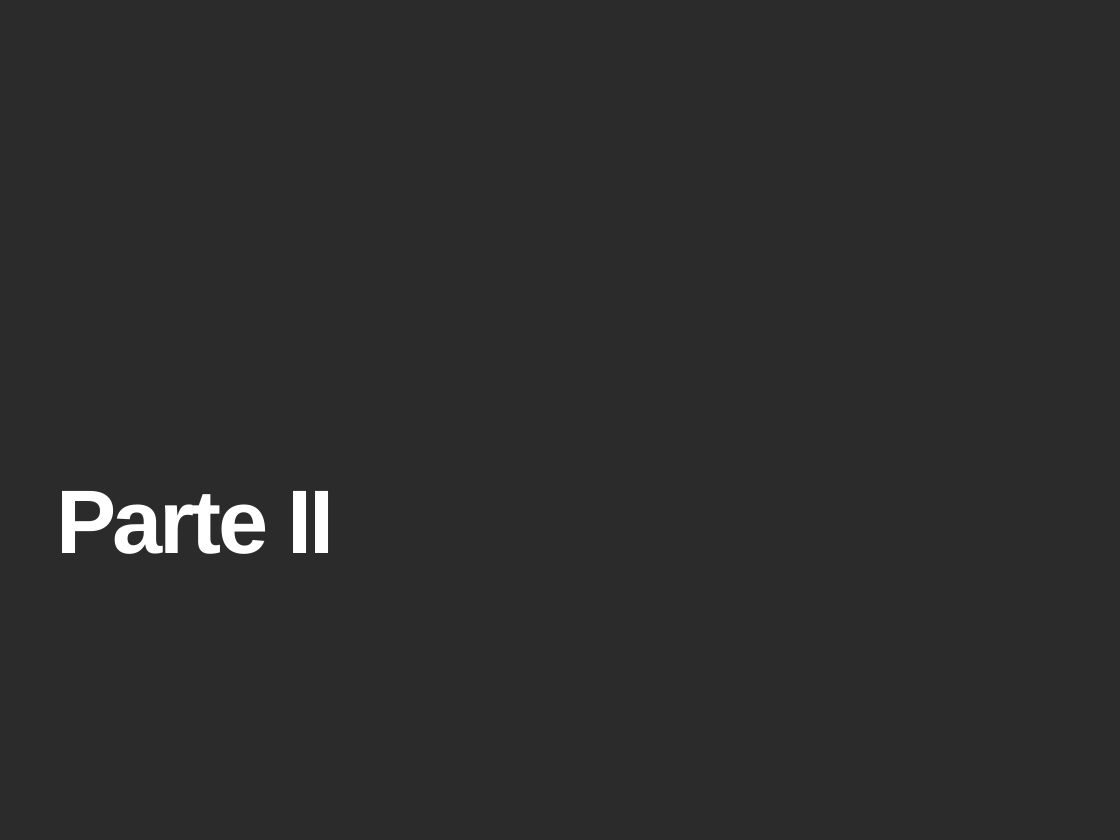
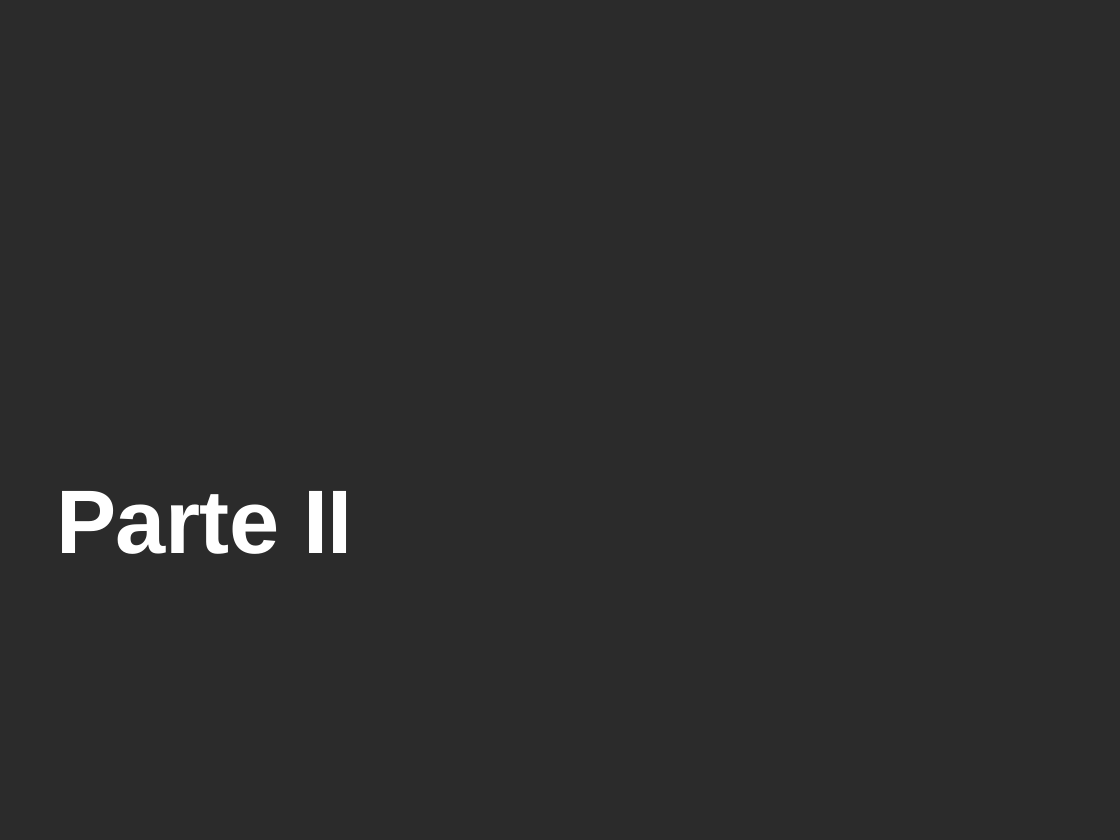
Before and after one commit to alexoliveiraFGV24/pipeline-turismo-fluminense, a slide deck: slide 7 of pipeline/Trabalho - pipeline de dados.pptx. Drawn at 1120x840 pixels with LibreOffice and Linux fonts; fonts in the diff are those of the drawing; background and template pictures are left out; a plain dark background stands for a picture behind light text. Boxes give left, top, right and bottom in pixels: in the first picture for what was removed or moved away, otherwise in the second. Text is boxed around its words. In the diff, an @@ line names an element or a change of style, - is before the commit and + after.

```diff
--- a/pipeline/Trabalho - pipeline de dados.pptx
+++ b/pipeline/Trabalho - pipeline de dados.pptx
@@ title "Parte II" at [56, 491, 352, 554]: letter spacing -2 to -0.4 pt @@
```
Also in this commit, not shown: 9 other slides changed, 4 other files.
